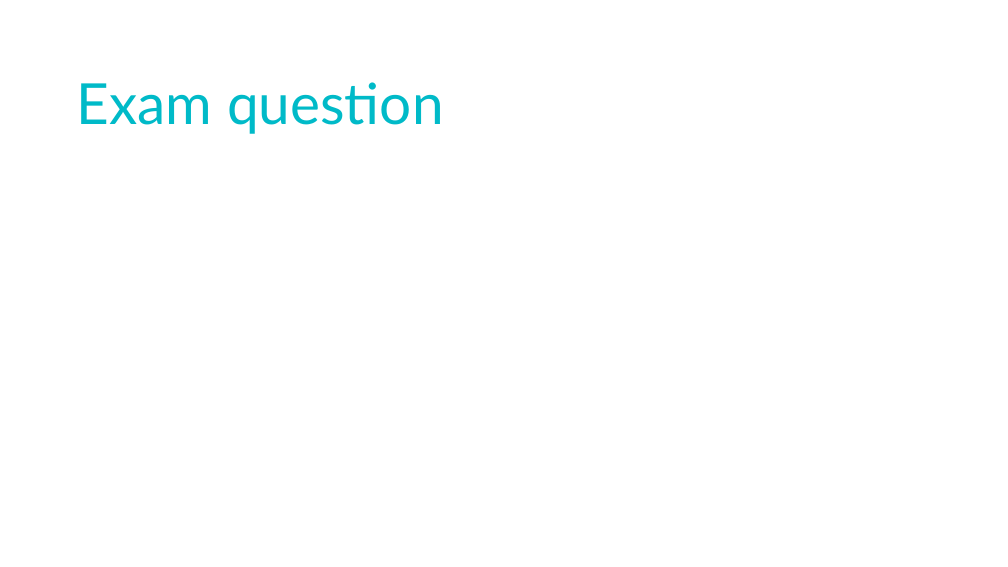
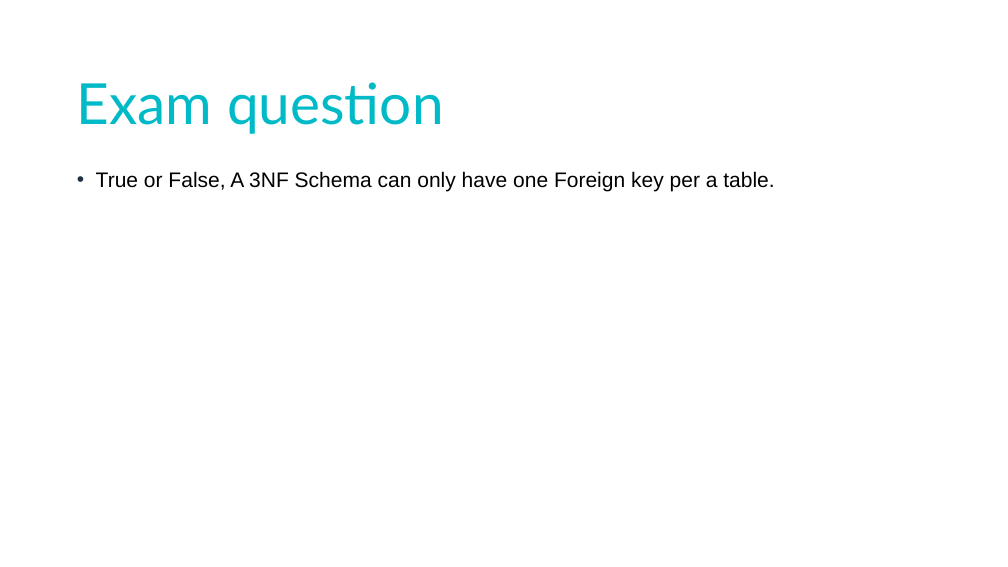
Before and after one commit to KingShampoo/MuseamDataBase, a slide deck: slide 11 of CS 3700 PP.pptx (slide 10 before the commit). Drawn at 1008x567 pixels with LibreOffice and Linux fonts; fonts in the diff are those of the drawing. Boxes give left, top, right and bottom in pixels: in the first picture for what was removed or moved away, otherwise in the second. Text is boxed around its words. In the diff, an @@ line names an element or a change of style, - is before the commit and + after.

```diff
--- a/CS 3700 PP.pptx
+++ b/CS 3700 PP.pptx
@@ text added at (x1=96, y1=171, x2=774, y2=192), 20 pt, text #000000 @@
+• True or False, A 3NF Schema can only have one Foreign key per a table.
```
Also in this commit, not shown: 4 other slides changed, 4 slides added, 2 slides removed, 1 other file.
